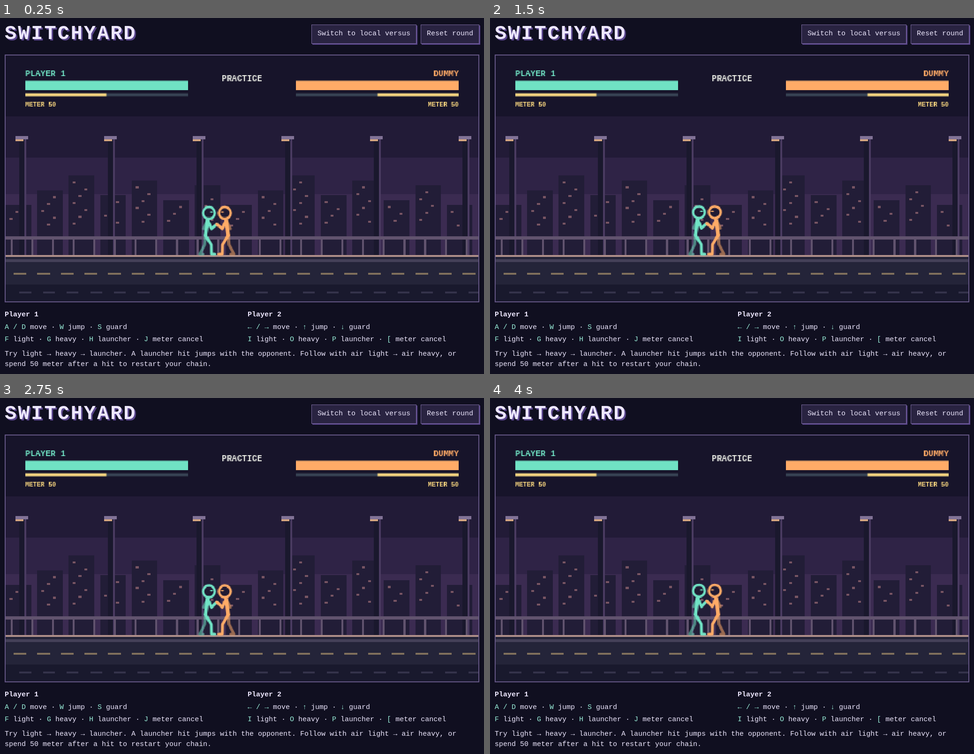
Above: before the commit, frames 1-4 (two rows, left to right).
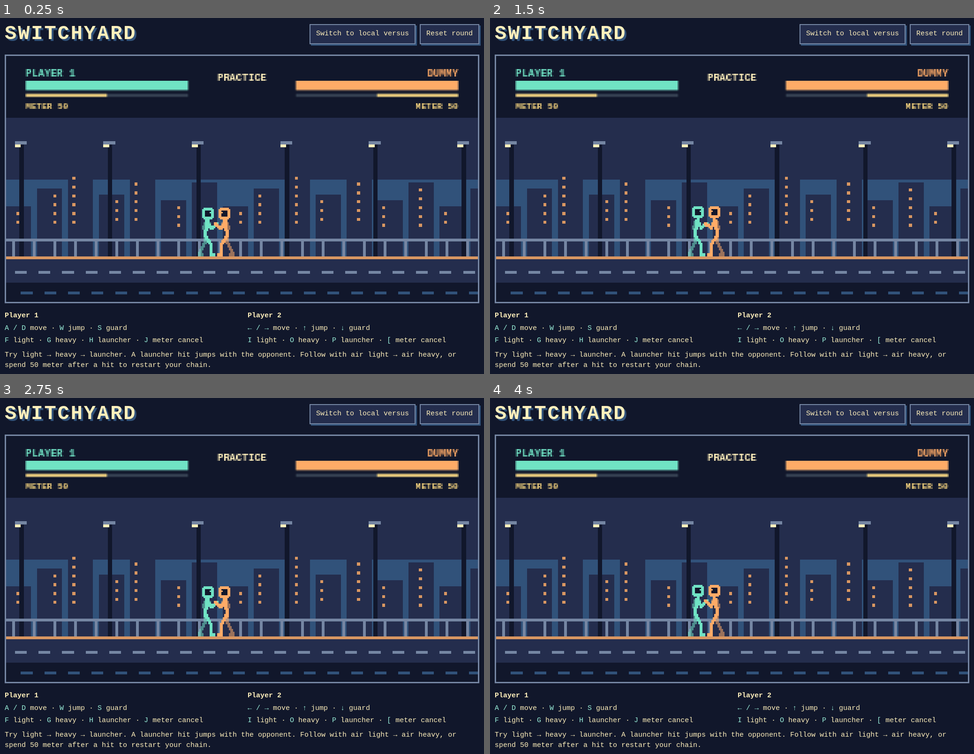
Above: after the commit, the same moments.

Repository: AxelLLn580/FightingGameProject
Game: browser game, page index.html
Same seed, same stepped clock (60 frames per second), same inputs: the game is played once before the commit and once after it.
Inputs:
- Up to frame 1 (0.25 s): no input
- Up to frame 2 (1.5 s): hold Right from 1.03 s (still down); tap J at 1.1 s
- Up to frame 3 (2.75 s): release Right at 1.53 s; hold Down 1.58-1.85 s; tap J at 1.6, 2.1, 2.6 s; hold Left 1.9-2.47 s; hold Up from 2.52 s (still down)
- Up to frame 4 (4 s): release Up at 2.82 s; hold Right 2.87-3.53 s; tap J at 3.1, 3.6 s; hold Up 3.58-3.82 s; hold Left from 3.87 s (still down)

The runs differ from the first frame. In frame 1, 18% of the frame differs, in the area x 0-100%, y 1-99%; in frame 2, 18%; in frame 3, 18%; in frame 4, 18%.

Commit message:
Try an 8-bit pixel art style

Diff:
--- a/game.js
+++ b/game.js
@@ -1,6 +1,7 @@
 "use strict";
 
 const WIDTH = 960;
+const HEIGHT = 501;
 const FLOOR = 407;
 const MAX_HEALTH = 300;
 const CANCEL_COST = 50;
@@ -150,7 +151,7 @@
 function boot() {
   const canvas = document.querySelector("#arena");
   const ctx = canvas.getContext("2d");
-  ctx.scale(canvas.width / WIDTH, canvas.height / 500);
+  ctx.scale(canvas.width / WIDTH, canvas.height / HEIGHT);
   const mode = document.querySelector("#mode");
   const held = new Set();
   const pressed = new Set();
@@ -198,13 +199,23 @@
     box(x, y, width, height, "#384455");
     box(reverse ? x + width * (1 - fraction) : x, y, width * fraction, height, color);
   }
-  function strokePath(points, color, width) {
-    ctx.strokeStyle = color;
-    ctx.lineWidth = width;
+  const pixel = 3;
+  const snap = (value) => Math.round(value / pixel) * pixel;
+
+  function pixelPath(points, color, width = 6) {
+    ctx.fillStyle = color;
     ctx.beginPath();
-    ctx.moveTo(...points[0]);
-    for (const point of points.slice(1)) ctx.lineTo(...point);
-    ctx.stroke();
+    for (let index = 1; index < points.length; index++) {
+      const [x, y] = points[index - 1];
+      const [nextX, nextY] = points[index];
+      const dx = nextX - x;
+      const dy = nextY - y;
+      const steps = Math.max(1, Math.ceil(Math.max(Math.abs(dx), Math.abs(dy)) / pixel));
+      for (let step = 0; step <= steps; step++) {
+        ctx.rect(snap(x + dx * step / steps - width / 2), snap(y + dy * step / steps - width / 2), width, width);
+      }
+    }
+    ctx.fill();
   }
   function drawFighter(player) {
     const { x, y, color, facing, attack, stun, guard, cancelFlash, idlePhase, walkPhase, walkBlend, walkDirection } = player;
@@ -218,16 +229,12 @@
     const head = [shoulder[0] + 3, shoulder[1] - 16];
 
     ctx.save();
-    ctx.translate(Math.round(x / 2) * 2, Math.round(y / 2) * 2);
+    ctx.translate(snap(x), snap(y));
     ctx.scale(facing, 1);
-    ctx.lineCap = "round";
-    ctx.lineJoin = "round";
     if (cancelFlash) {
-      ctx.strokeStyle = "#f9efb1";
-      ctx.lineWidth = 3;
-      ctx.beginPath();
-      ctx.arc(0, -46, 55 + (13 - cancelFlash) * 2, 0, Math.PI * 2);
-      ctx.stroke();
+      const radius = snap(51 + (13 - cancelFlash) * 2);
+      const center = -48;
+      pixelPath([[0, center - radius], [radius, center], [0, center + radius], [-radius, center], [0, center - radius]], "#fff0bc", pixel);
     }
     for (const side of [-1, 1]) {
       const phase = walkPhase + (side === 1 ? Math.PI : 0);
@@ -236,7 +243,7 @@
       const foot = [side * 12 * (1 - moving) + swing * 24, -4 - lift - (airborne ? (side === 1 ? 13 : 6) : 0)];
       const knee = [foot[0] * 0.55 + 5 + lift * 0.3, (hip[1] + foot[1]) / 2 - lift * 0.18];
       ctx.globalAlpha = side === -1 ? 0.54 : 1;
-      strokePath([hip, knee, foot, [foot[0] + 7, foot[1]]], color, 6);
+      pixelPath([hip, knee, foot, [foot[0] + 7, foot[1]]], color);
 
       let elbow = [shoulder[0] + side * 8 - swing * 11, shoulder[1] + 16];
       let hand = [shoulder[0] + 12 + side * 7 - swing * 21, shoulder[1] + 6 + moving * 18 + breath * 1.5];
@@ -248,51 +255,44 @@
         elbow = [27, shoulder[1] + (raised ? -5 : 5)];
         hand = [Math.min(59, attack.move.range - 33), shoulder[1] + (raised ? -28 : 3)];
       }
-      strokePath([shoulder, elbow, hand], color, 6);
+      pixelPath([shoulder, elbow, hand], color);
     }
     ctx.globalAlpha = 1;
-    strokePath([hip, shoulder, head], color, 7);
-    ctx.fillStyle = "#201b33";
-    ctx.strokeStyle = color;
-    ctx.lineWidth = 5;
-    ctx.beginPath();
-    ctx.arc(...head, 12, 0, Math.PI * 2);
-    ctx.fill();
-    ctx.stroke();
-    strokePath([[head[0] + 3, head[1] - 2], [head[0] + 7, head[1] - 2]], color, 2.5);
+    pixelPath([hip, shoulder, head], color);
+    const [headX, headY] = head.map(snap);
+    box(headX - 9, headY - 12, 18, 24, color);
+    box(headX - 12, headY - 9, 24, 18, color);
+    box(headX - 6, headY - 6, 12, 12, "#11172b");
+    box(headX + 3, headY - 3, 3, 3, color);
     ctx.restore();
   }
   function drawArena() {
-    box(0, 0, WIDTH, 500, "#17142a");
-    box(0, 124, WIDTH, 282, "#221b37");
-    box(0, 208, WIDTH, 198, "#2f2346");
-    box(0, 282, WIDTH, 124, "#3b2b51");
+    box(0, 0, WIDTH, HEIGHT, "#11172b");
+    box(0, 126, WIDTH, 282, "#242d4d");
+    box(0, 252, WIDTH, 156, "#31527a");
 
     for (let column = 0; column < 16; column++) {
-      const x = column * 64;
-      const roof = 304 - ((column * 3) % 7) * 10;
-      box(x, roof, 52, FLOOR - roof, "#221d37");
-      for (let y = roof + 12; y < 346; y += 14) {
-        const offset = (column + y) % 3;
-        box(x + 8 + offset * 12, y, 6, 4, "#785563");
+      const x = column * 63;
+      const roof = 306 - ((column * 3) % 7) * 12;
+      box(x, roof, 51, 408 - roof, "#242d4d");
+      for (let y = roof + 12; y < 348; y += 18) {
+        box(x + 9 + ((column + y / 3) % 3) * 12, y, 6, 6, "#d99762");
       }
     }
 
-    for (let x = 28; x < WIDTH; x += 180) {
-      box(x, 164, 10, FLOOR - 164, "#1a182d");
-      box(x + 10, 164, 4, FLOOR - 164, "#4a3b61");
-      box(x - 8, 164, 26, 6, "#817296");
-      box(x - 8, 170, 16, 4, "#d5a681");
-    }
-    box(0, 368, WIDTH, 6, "#61536e");
-    for (let x = 10; x < WIDTH; x += 42) box(x, 374, 4, 32, "#61536e");
-    box(0, FLOOR - 1, WIDTH, 94, "#242439");
-    box(0, FLOOR - 1, WIDTH, 4, "#af8f89");
-    box(0, 414, WIDTH, 6, "#444058");
-    box(0, 466, WIDTH, 34, "#19192d");
-    for (let x = 16; x < WIDTH; x += 48) {
-      box(x, 442, 26, 4, "#80705c");
-      box(x + 12, 480, 24, 4, "#35334b");
+    for (let x = 27; x < WIDTH; x += 180) {
+      box(x, 174, 9, 234, "#11172b");
+      box(x - 9, 174, 24, 6, "#7586a3");
+      box(x - 9, 180, 12, 6, "#fff0bc");
+    }
+    box(0, 372, WIDTH, 6, "#7586a3");
+    for (let x = 12; x < WIDTH; x += 42) box(x, 378, 6, 30, "#7586a3");
+    box(0, 408, WIDTH, HEIGHT - 408, "#242d4d");
+    box(0, 408, WIDTH, 6, "#d99762");
+    box(0, 462, WIDTH, HEIGHT - 462, "#11172b");
+    for (let x = 18; x < WIDTH; x += 48) {
+      box(x, 438, 24, 6, "#7586a3");
+      box(x + 12, 480, 24, 6, "#31527a");
     }
   }
   function draw() {
@@ -301,13 +301,13 @@
     players.forEach((player, index) => {
       const right = index === 1;
       const x = right ? 590 : 40;
-      label(right ? (training ? "DUMMY" : "PLAYER 2") : "PLAYER 1", right ? 920 : 40, 42, 17, player.color, right ? "right" : "left");
+      label(right ? (training ? "DUMMY" : "PLAYER 2") : "PLAYER 1", right ? 920 : 40, 42, 21, player.color, right ? "right" : "left");
       bar(x, 51, 330, 19, player.health / MAX_HEALTH, player.color, right);
       bar(x, 77, 330, 6, player.meter / 100, "#f9d780", right);
-      label(`METER ${player.meter}`, right ? 920 : 40, 104, 13, "#f9d780", right ? "right" : "left");
+      label(`METER ${player.meter}`, right ? 920 : 40, 108, 18, "#f9d780", right ? "right" : "left");
       if (player.combo > 1) label(`${player.combo} HIT COMBO`, right ? 920 : 40, 141, 23, player.color, right ? "right" : "left");
     });
-    label(training ? "PRACTICE" : "LOCAL VERSUS", WIDTH / 2, 51, 17, "#eef0e8", "center");
+    label(training ? "PRACTICE" : "LOCAL VERSUS", WIDTH / 2, 51, 21, "#fff0bc", "center");
     const defeated = players.filter((player) => player.health === 0);
     if (defeated.length) {
       box(245, 182, 470, 98, "#11151d");
--- a/index.html
+++ b/index.html
@@ -6,12 +6,12 @@
   <title>Switchyard</title>
   <style>
     * { box-sizing: border-box; }
-    body { margin: 0; background: #100f20; color: #eee8ff; font: 15px/1.5 ui-monospace, Consolas, monospace; }
+    body { margin: 0; background: #11172b; color: #fff0bc; font: 15px/1.5 ui-monospace, Consolas, monospace; }
     main { max-width: 1060px; margin: auto; padding: 24px; }
     header { display: flex; align-items: center; justify-content: space-between; gap: 16px; flex-wrap: wrap; margin-bottom: 12px; }
-    h1 { margin: 0; letter-spacing: .07em; font-size: clamp(26px, 5vw, 42px); text-transform: uppercase; text-shadow: 3px 3px #59458c; }
-    canvas { width: 100%; height: auto; display: block; border: 2px solid #645685; background: #1b1730; image-rendering: pixelated; }
-    button { background: #292341; color: inherit; border: 1px solid #78679d; padding: 8px 12px; cursor: pointer; font: inherit; box-shadow: 2px 2px #59458c; }
+    h1 { margin: 0; letter-spacing: .07em; font-size: clamp(26px, 5vw, 42px); text-transform: uppercase; text-shadow: 4px 4px #31527a; }
+    canvas { width: 100%; height: auto; display: block; border: 3px solid #7586a3; background: #11172b; image-rendering: pixelated; }
+    button { background: #242d4d; color: inherit; border: 2px solid #7586a3; padding: 8px 12px; cursor: pointer; font: inherit; box-shadow: 3px 3px #31527a; }
     button:focus-visible { outline: 2px solid #8ef2d6; outline-offset: 3px; }
     section { display: grid; grid-template-columns: repeat(auto-fit, minmax(230px, 1fr)); gap: 12px 24px; margin-top: 12px; }
     p { margin: 4px 0; }
@@ -25,7 +25,7 @@
       <h1>Switchyard</h1>
       <div><button id="mode" type="button">Switch to local versus</button> <button id="reset" type="button">Reset round</button></div>
     </header>
-    <canvas id="arena" width="480" height="250" aria-label="Switchyard fight arena"></canvas>
+    <canvas id="arena" width="320" height="167" aria-label="Switchyard fight arena"></canvas>
     <section aria-label="Keyboard controls">
       <div><p><strong>Player 1</strong></p><p><kbd>A / D</kbd> move · <kbd>W</kbd> jump · <kbd>S</kbd> guard</p><p><kbd>F</kbd> light · <kbd>G</kbd> heavy · <kbd>H</kbd> launcher · <kbd>J</kbd> meter cancel</p></div>
       <div><p><strong>Player 2</strong></p><p><kbd>← / →</kbd> move · <kbd>↑</kbd> jump · <kbd>↓</kbd> guard</p><p><kbd>I</kbd> light · <kbd>O</kbd> heavy · <kbd>P</kbd> launcher · <kbd>[</kbd> meter cancel</p></div>
